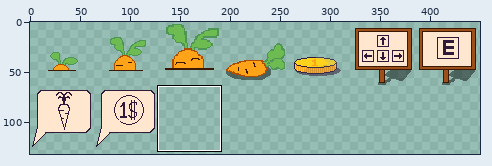
A sprite sheet gets an edit: assets/items.png. Above, an overview of the earlier version with the close-up marked.
Close-up. Before:
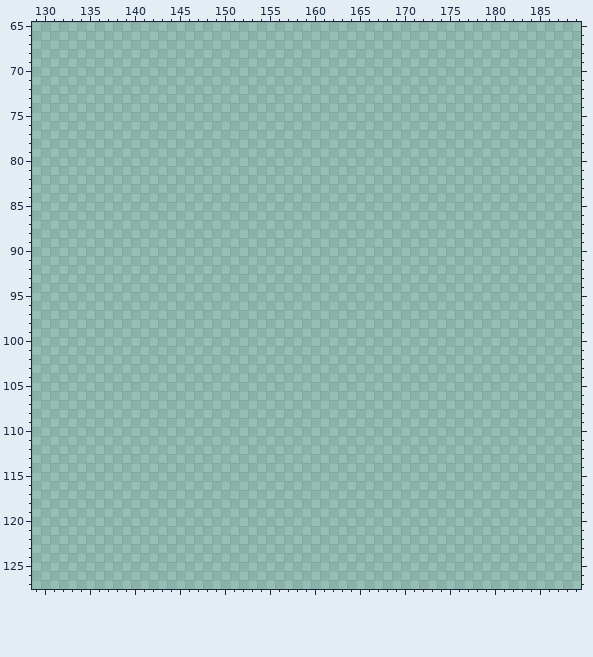
The file is 512x512 pixels. Colours within 5 levels of each other are drawn and written as one. Shown: x 129..189, y 65..127. The wide view leaves out empty margins.
Palette (. is transparent): 
Pixels before (only the part around the change), first column x 129:
 65 .............................................................
 66 .............................................................
 67 .............................................................
 68 .............................................................
 69 .............................................................
 70 .............................................................
 71 .............................................................
 72 .............................................................
 73 .............................................................
 74 .............................................................
 75 .............................................................
 76 .............................................................
 77 .............................................................
 78 .............................................................
 79 .............................................................
 80 .............................................................
 81 .............................................................
 82 .............................................................
 83 .............................................................
 84 .............................................................
 85 .............................................................
 86 .............................................................
 87 .............................................................
 88 .............................................................
 89 .............................................................
 90 .............................................................
 91 .............................................................
 92 .............................................................
 93 .............................................................
 94 .............................................................
 95 .............................................................
 96 .............................................................
 97 .............................................................
 98 .............................................................
 99 .............................................................
100 .............................................................
101 .............................................................
102 .............................................................
103 .............................................................
104 .............................................................
105 .............................................................
106 .............................................................
107 .............................................................
108 .............................................................
109 .............................................................
110 .............................................................
111 .............................................................
112 .............................................................
113 .............................................................
114 .............................................................
115 .............................................................
116 .............................................................
117 .............................................................
118 .............................................................
119 .............................................................
120 .............................................................
121 .............................................................
122 .............................................................
123 .............................................................
124 .............................................................
125 .............................................................
126 .............................................................
127 .............................................................
The result:
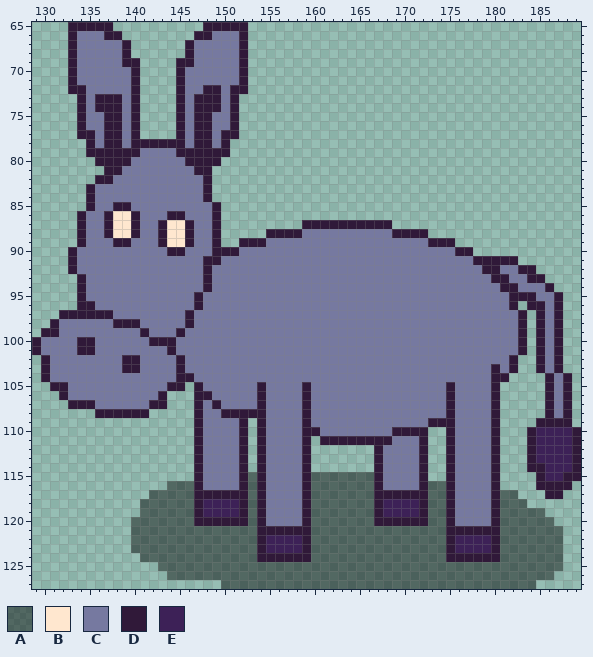
Colours new in this view: A #00000074  B #ffe7cf  C #7679a0  D #301939  E #3d2157
The edit:
Changed rows in their new state; - is an unchanged pixel.
first column x 129:
 65 ----DDDDD----------DDDDD-------------------------------------
 66 ----DCCCDD--------DDCCCD-------------------------------------
 67 ----DCCCCCD------DCCCCCD-------------------------------------
 68 ----DCCCCCD------DCCCCCD-------------------------------------
 69 ----DCCCCCDD----DDCCCCCD-------------------------------------
 70 ----DCCCCCCD----DCCCCCCD-------------------------------------
 71 ----DCCCCCCD----DCCCCCCD-------------------------------------
 72 ----DDCCCCCD----DCCDDCDD-------------------------------------
 73 -----DCDDDCD----DCDDDCD--------------------------------------
 74 -----DCDDDCD----DCDDDCD--------------------------------------
 75 -----DCCDDCD----DCDDCCD--------------------------------------
 76 -----DCCDDCD----DCDDCCD--------------------------------------
 77 -----DDCDDCD----DCDDCDD--------------------------------------
 78 ------DCDDCDDDDDDCDDCD---------------------------------------
 79 ------DDDDDDCCCCDDDDDD---------------------------------------
 80 -------DDDDCCCCCCDDDD----------------------------------------
 81 --------DDCCCCCCCCDD-----------------------------------------
 82 -------DDCCCCCCCCCCD-----------------------------------------
 83 ------DCCCCCCCCCCCCD-----------------------------------------
 84 ------DCCCCCCCCCCCCD-----------------------------------------
 85 ------DCCDDCCCCCCCCCD----------------------------------------
 86 -----DCCDBBDCCCDDCCCD----------------------------------------
 87 -----DCCDBBDCCDBBDCCD---------DDDDDDDDDD---------------------
 88 -----DCCDBBDCCDBBDCCD-----DDDDCCCCCCCCCCDDDD-----------------
 89 -----DCCCDDCCCDBBDCCD--DDDCCCCCCCCCCCCCCCCCCDDD--------------
 90 ----DCCCCCCCCCCDDCCCDDDCCCCCCCCCCCCCCCCCCCCCCCCDD------------
 91 ----DCCCCCCCCCCCCCCDDCCCCCCCCCCCCCCCCCCCCCCCCCCCCDDDDD-------
 92 ----DCCCCCCCCCCCCCCDCCCCCCCCCCCCCCCCCCCCCCCCCCCCCCDDCCDD-----
 93 -----DCCCCCCCCCCCCCDCCCCCCCCCCCCCCCCCCCCCCCCCCCCCCCDDCCDD----
 94 -----DCCCCCCCCCCCCCDCCCCCCCCCCCCCCCCCCCCCCCCCCCCCCCCDDCCCD---
 95 -----DCCCCCCCCCCCCDCCCCCCCCCCCCCCCCCCCCCCCCCCCCCCCCCCDDDCCD--
 96 -----DDCCCCCCCCCCCDCCCCCCCCCCCCCCCCCCCCCCCCCCCCCCCCCCD-DDCD--
 97 ---DDDDDDCCCCCCCCDCCCCCCCCCCCCCCCCCCCCCCCCCCCCCCCCCCCCD-DCD--
 98 --DCCCCCCDDDCCCCCDCCCCCCCCCCCCCCCCCCCCCCCCCCCCCCCCCCCCD-DCD--
 99 -DDCCCCCCCCCDCCCDCCCCCCCCCCCCCCCCCCCCCCCCCCCCCCCCCCCCCD-DCD--
100 DCCCCDDCCCCCCDDDCCCCCCCCCCCCCCCCCCCCCCCCCCCCCCCCCCCCCCD-DCD--
101 DCCCCDDCCCCCCCCDCCCCCCCCCCCCCCCCCCCCCCCCCCCCCCCCCCCCCCD-DCD--
102 -DCCCCCCCCDDCCCCDCCCCCCCCCCCCCCCCCCCCCCCCCCCCCCCCCCCCD--DCD--
103 -DCCCCCCCCDDCCCCDCCCCCCCCCCCCCCCCCCCCCCCCCCCCCCCCCCDCD--DCD--
104 -DCCCCCCCCCCCCCCDDCCCCCCCCCCCCCCCCCCCCCCCCCCCCCCCCCDD----DCD-
105 --DDCCCCCCCCCCCDD-DCCCCCCDCCCCDCCCCCCCCCCCCCCCDCCCCD-----DCD-
106 ---DCCCCCCCCCCD---DDCCCCCDCCCCDCCCCCCCCCCCCCCCDCCCCD-----DCD-
107 ----DDDCCCCCCDD---DCDCCCCDCCCCDCCCCCCCCCCCCCCCDCCCCD-----DCD-
108 -------DDDDDD-----DCCDDDDDCCCCDCCCCCCCCCCCCCCCDCCCCD-----DCD-
109 ------------------DCCCCD-DCCCCDCCCCCCCCCCCCCDDDCCCCD----DDDD-
110 ------------------DCCCCD-DCCCCDDCCCCCCCCDDDD--DCCCCD---DEEEED
111 ------------------DCCCCD-DCCCCD-DDDDDDDDCCCD--DCCCCD---DEEEED
112 ------------------DCCCCD-DCCCCD-------DCCCCD--DCCCCD---DEEEED
113 ------------------DCCCCD-DCCCCD-------DCCCCD--DCCCCD---DEEEED
114 ------------------DCCCCD-DCCCCD-------DCCCCD--DCCCCD---DDEEED
115 ------------------DCCCCDADCCCCDAAAAAAADCCCCD--DCCCCD----DEEDD
116 ---------------AAADCCCCDADCCCCDAAAAAAADCCCCDAADCCCCD----DDDD-
117 -------------AAAAADDDDDDADCCCCDAAAAAAADDDDDDAADCCCCDAA---DD--
118 ------------AAAAAADEEEEDADCCCCDAAAAAAADEEEEDAADCCCCDAAA------
119 ------------AAAAAADEEEEDADCCCCDAAAAAAADEEEEDAADCCCCDAAAAA----
120 -----------AAAAAAADDDDDDADCCCCDAAAAAAADDDDDDAADCCCCDAAAAAA---
121 -----------AAAAAAAAAAAAAADDDDDDAAAAAAAAAAAAAAADDDDDDAAAAAAA--
122 -----------AAAAAAAAAAAAAADEEEEDAAAAAAAAAAAAAAADEEEEDAAAAAAA--
123 -----------AAAAAAAAAAAAAADEEEEDAAAAAAAAAAAAAAADEEEEDAAAAAAA--
124 ------------AAAAAAAAAAAAADDDDDDAAAAAAAAAAAAAAADDDDDDAAAAAAA--
125 --------------AAAAAAAAAAAAAAAAAAAAAAAAAAAAAAAAAAAAAAAAAAAAA--
126 ---------------AAAAAAAAAAAAAAAAAAAAAAAAAAAAAAAAAAAAAAAAAAA---
127 ---------------------AAAAAAAAAAAAAAAAAAAAAAAAAAAAAAAAAAA-----
Pixel boxes of the changes (left, top, right, bottom) in both close-ups:
added: (32, 22, 581, 589)
